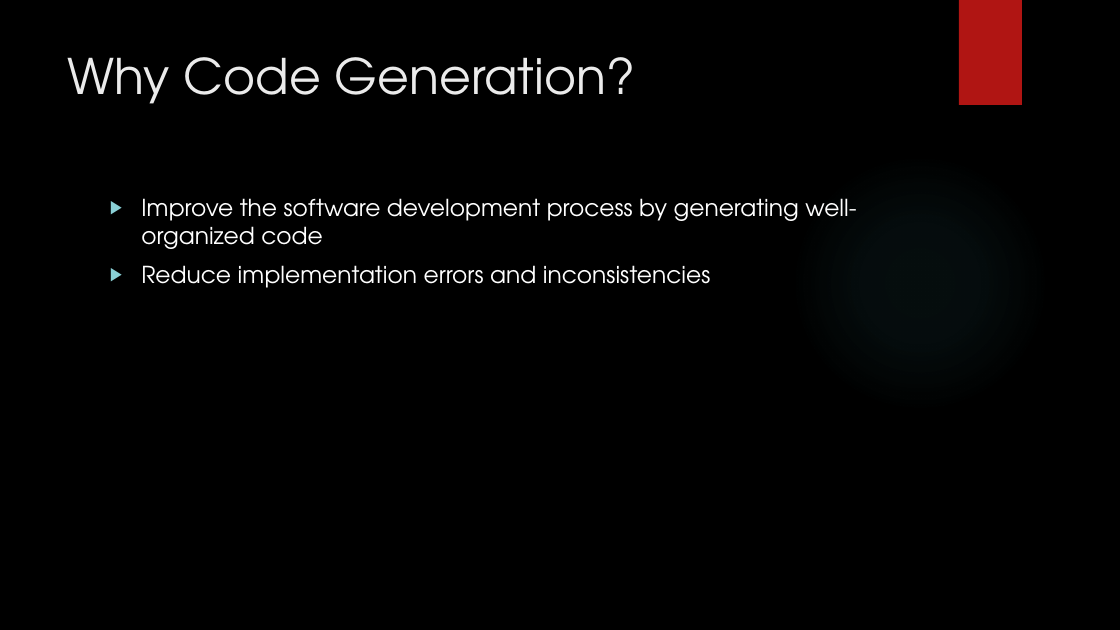
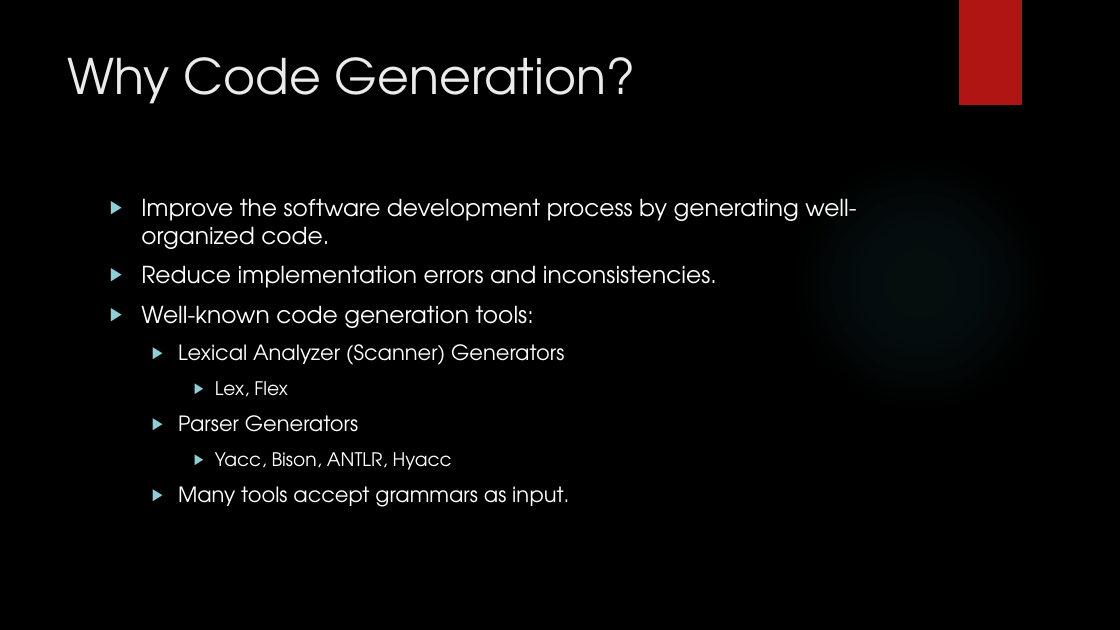
Before and after one commit to JasonGYoung/ProjectReport, a slide deck: slide 2 of DefensePresentation.pptx. Drawn at 1120x630 pixels with LibreOffice and Linux fonts; fonts in the diff are those of the drawing; background and template pictures are left out. Boxes give left, top, right and bottom in pixels: in the first picture for what was removed or moved away, otherwise in the second. Text is boxed around its words. In the diff, an @@ line names an element or a change of style, - is before the commit and + after.

```diff
--- a/DefensePresentation.pptx
+++ b/DefensePresentation.pptx
@@ text at (141,198,856,507): text changed @@
-▶ Improve the software development process by generating well-organized code
-▶ Reduce implementation errors and inconsistencies
+▶ Improve the software development process by generating well-organized code.
+▶ Reduce implementation errors and inconsistencies.
+▶ Well-known code generation tools:
+  ▶ Lexical Analyzer (Scanner) Generators
+    ▶ Lex, Flex
+  ▶ Parser Generators
+    ▶ Yacc, Bison, ANTLR, Hyacc
+  ▶ Many tools accept grammars as input.
```
Also in this commit, not shown: 3 other slides changed, 4 slides added, 1 slide removed.
